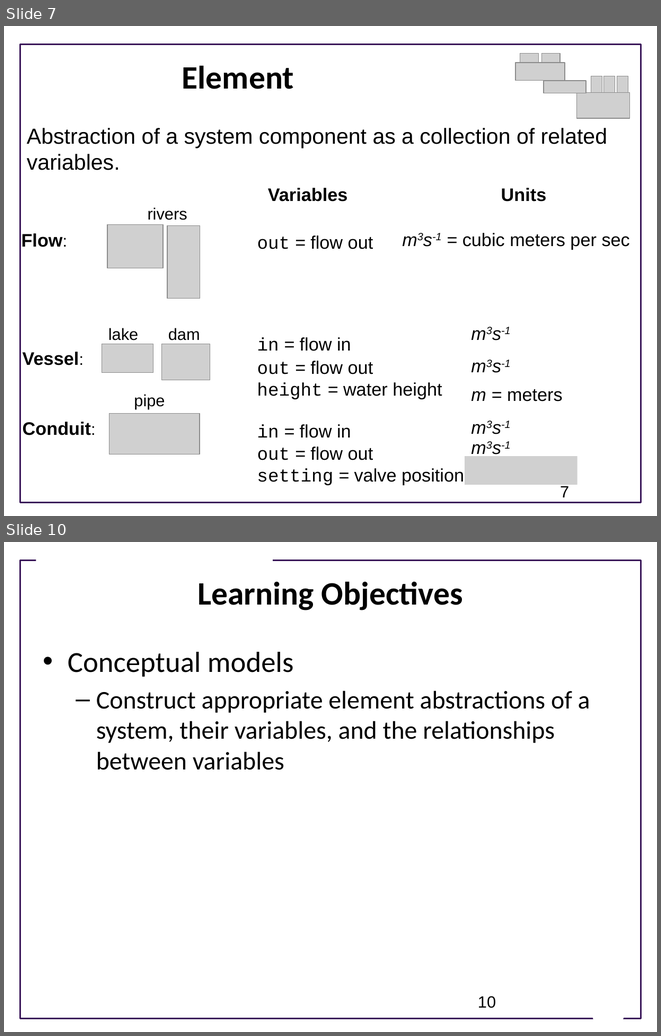
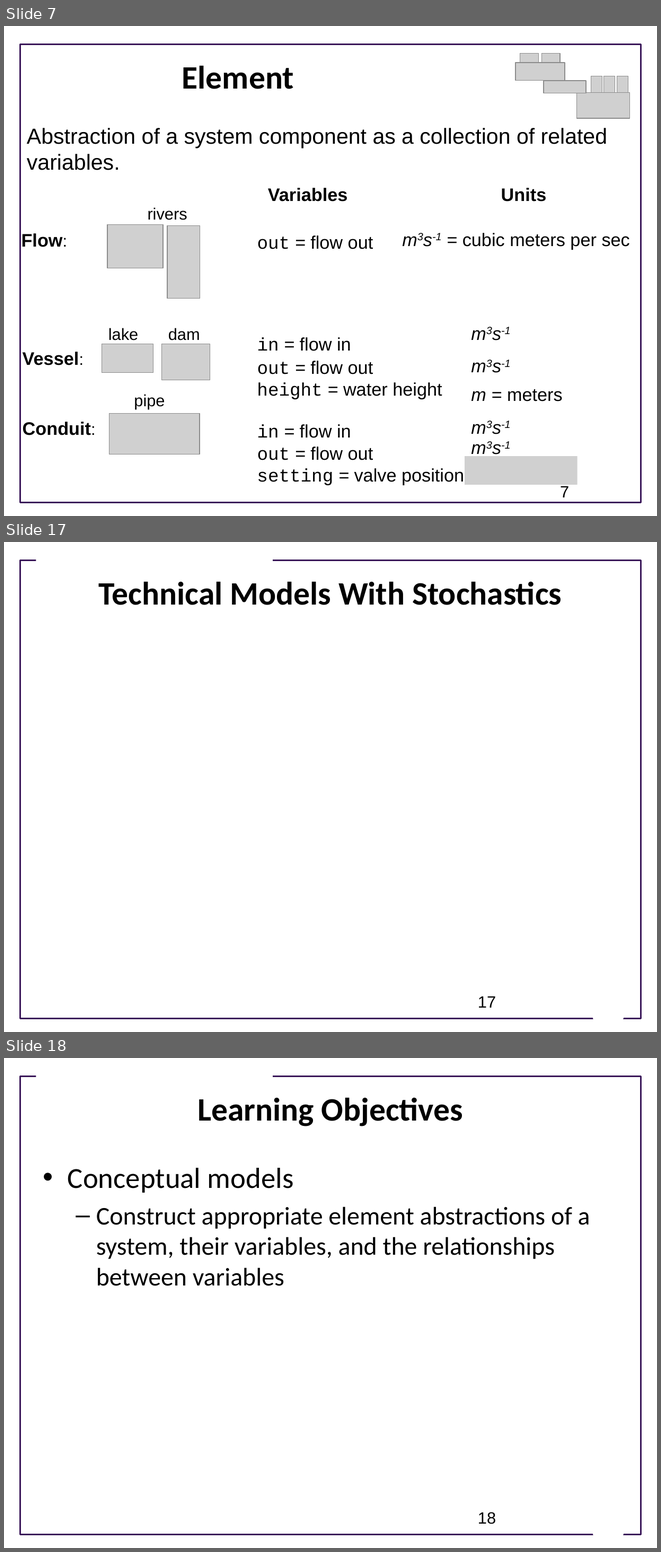
Before and after one commit to ModelEngineering/advancing-biomedical-models, a slide deck: Lectures/CSE 599V Lecture 2- Modeling Essentials.pptx. Shown one above the other, each under a label of ours: slides 7 and 10 before the commit, slides 7, 17 and 18 after it; the slides between them are not shown. The pictures are 661x1036 and 661x1552 pixels, drawn with LibreOffice and Linux fonts; fonts in the diff are those of the drawing; grey boxes stand for pictures; background and template pictures are left out. Boxes give left, top, right and bottom in pixels: in the first picture for what was removed or moved away, otherwise in the second. Text is boxed around its words. In the diff, an @@ line names an element or a change of style, - is before the commit and + after.

```diff
--- a/Lectures/CSE 599V Lecture 2- Modeling Essentials.pptx
+++ b/Lectures/CSE 599V Lecture 2- Modeling Essentials.pptx
@@ slide 17 added at bbox=[4, 542, 657, 1032], background #FFFFFF; not listed: 3 template elements that a slide beside it also shows @@
@@ title added at bbox=[99, 581, 562, 605], 36 pt, text #000000, bold @@
+Technical Models With Stochastics
@@ page number added at bbox=[478, 996, 496, 1007], 18 pt, text #000000 @@
+17
@@ what was slide 10 is now slide 18 @@
@@ page number at bbox=[478, 1512, 496, 1524]: text changed @@
-10
+18
```
Also in this commit, not shown: 4 slides changed, 7 other slides added.
